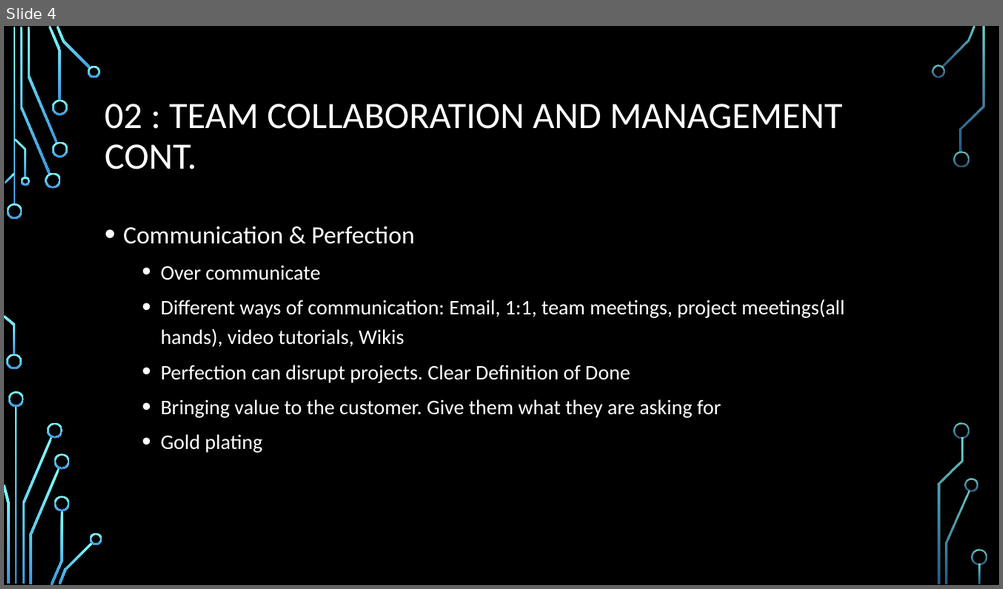
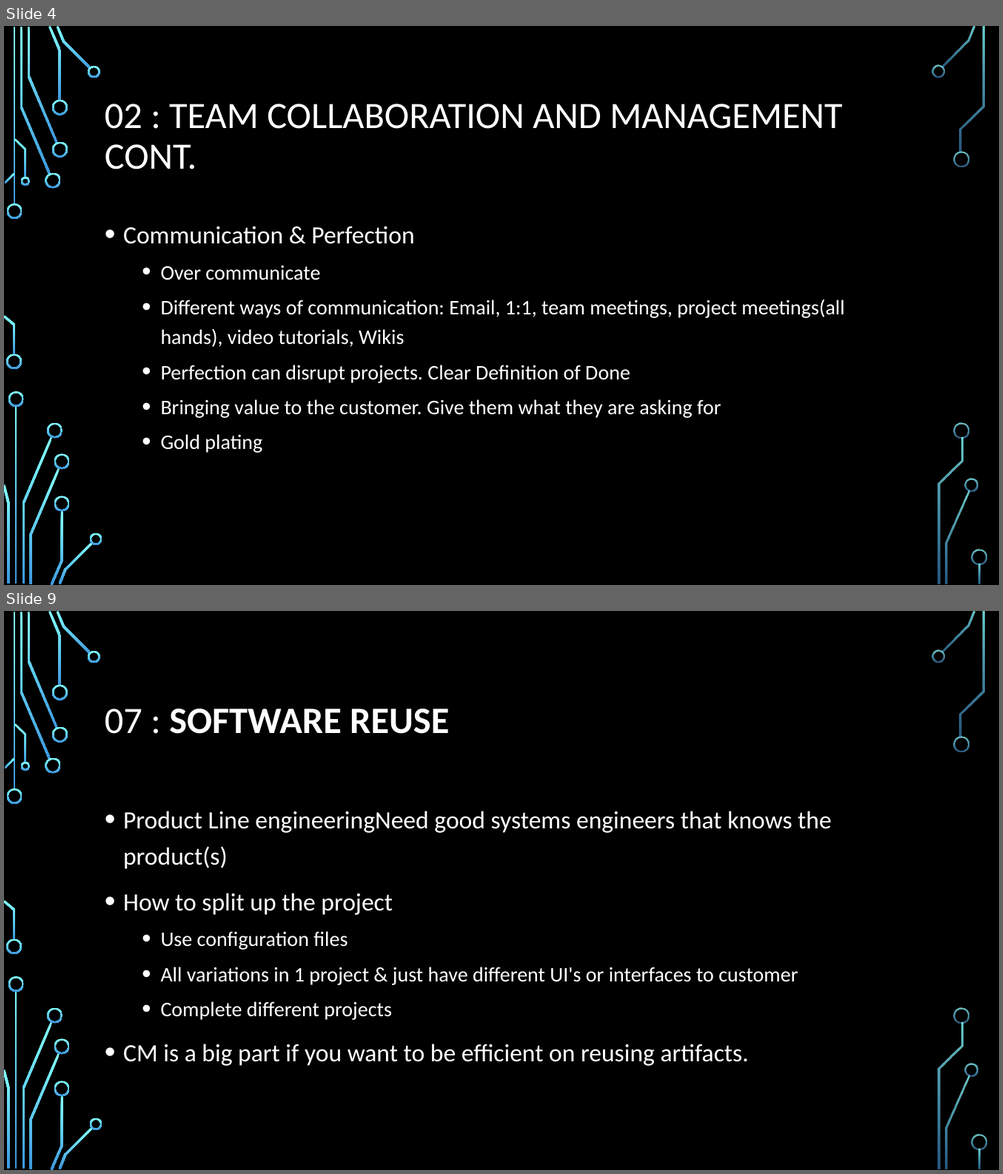
Before and after one commit to AdamCorbinFAUPhD/CEN5035-Software-Engineering, a slide deck: mini_lectures/Mini lectures.pptx. Shown one above the other, each under a label of ours: slide 4 before the commit, slides 4 and 9 after it; the slides between them are not shown. The pictures are 1003x589 and 1003x1174 pixels, drawn with LibreOffice and Linux fonts; fonts in the diff are those of the drawing; background and template pictures are left out. Boxes give left, top, right and bottom in pixels: in the first picture for what was removed or moved away, otherwise in the second. Text is boxed around its words. In the diff, an @@ line names an element or a change of style, - is before the commit and + after.

```diff
--- a/mini_lectures/Mini lectures.pptx
+++ b/mini_lectures/Mini lectures.pptx
@@ slide 9 added at bbox=[4, 611, 999, 1170], background picture (left out); not listed: 36 template elements that a slide beside it also shows @@
@@ title added at bbox=[105, 709, 449, 734], 36 pt, text #FFFFFF, bold @@
+07 : SOFTWARE REUSE
@@ text added at bbox=[123, 811, 831, 1066], 24 pt, text #FFFFFF @@
+• Product Line engineeringNeed good systems engineers that knows the product(s)
+• How to split up the project
+  • Use configuration files
+  • All variations in 1 project & just have different UI's or interfaces to customer
+  • Complete different projects
+• CM is a big part if you want to be efficient on reusing artifacts.
```
Also in this commit, not shown: 1 slide changed, 3 other slides added.
